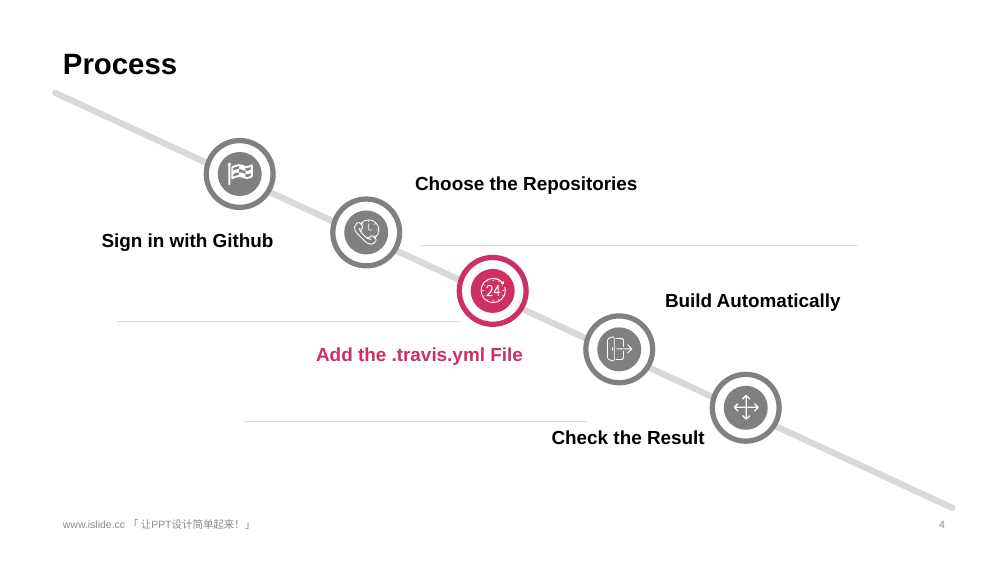
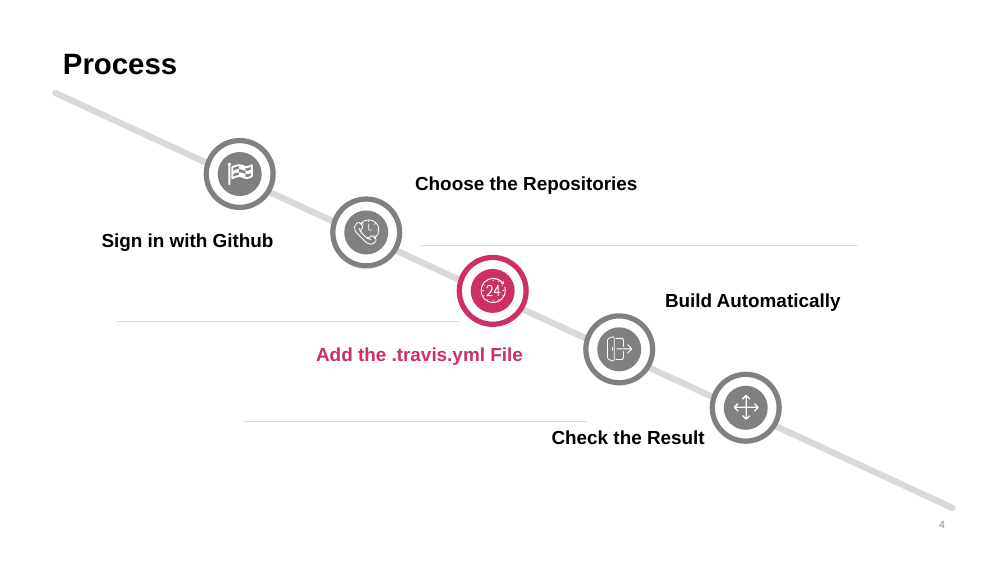
Before and after one commit to fyc1007261/news, a slide deck: slide 4 of CICD.pptx. Drawn at 1008x567 pixels with LibreOffice and Linux fonts; fonts in the diff are those of the drawing. Boxes give left, top, right and bottom in pixels: in the first picture for what was removed or moved away, otherwise in the second. Text is boxed around its words. In the diff, an @@ line names an element or a change of style, - is before the commit and + after.

Commit message:
fix ppt

```diff
--- a/CICD.pptx
+++ b/CICD.pptx
@@ text removed at [63,519,256,529] @@
-www.islide.cc 「 让PPT设计简单起来！」
```
Also in this commit, not shown: 1 other slide changed, 1 other file.
